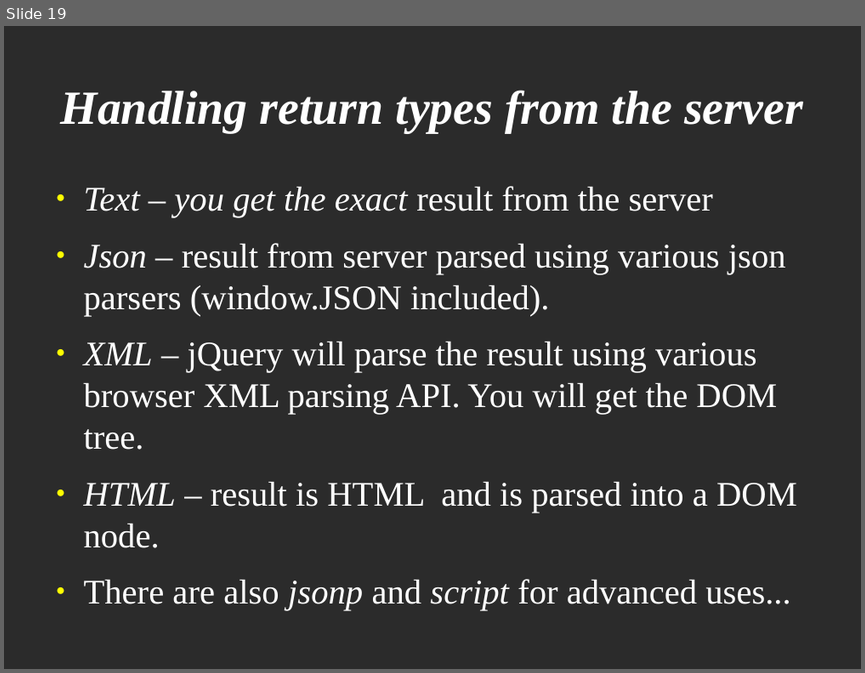
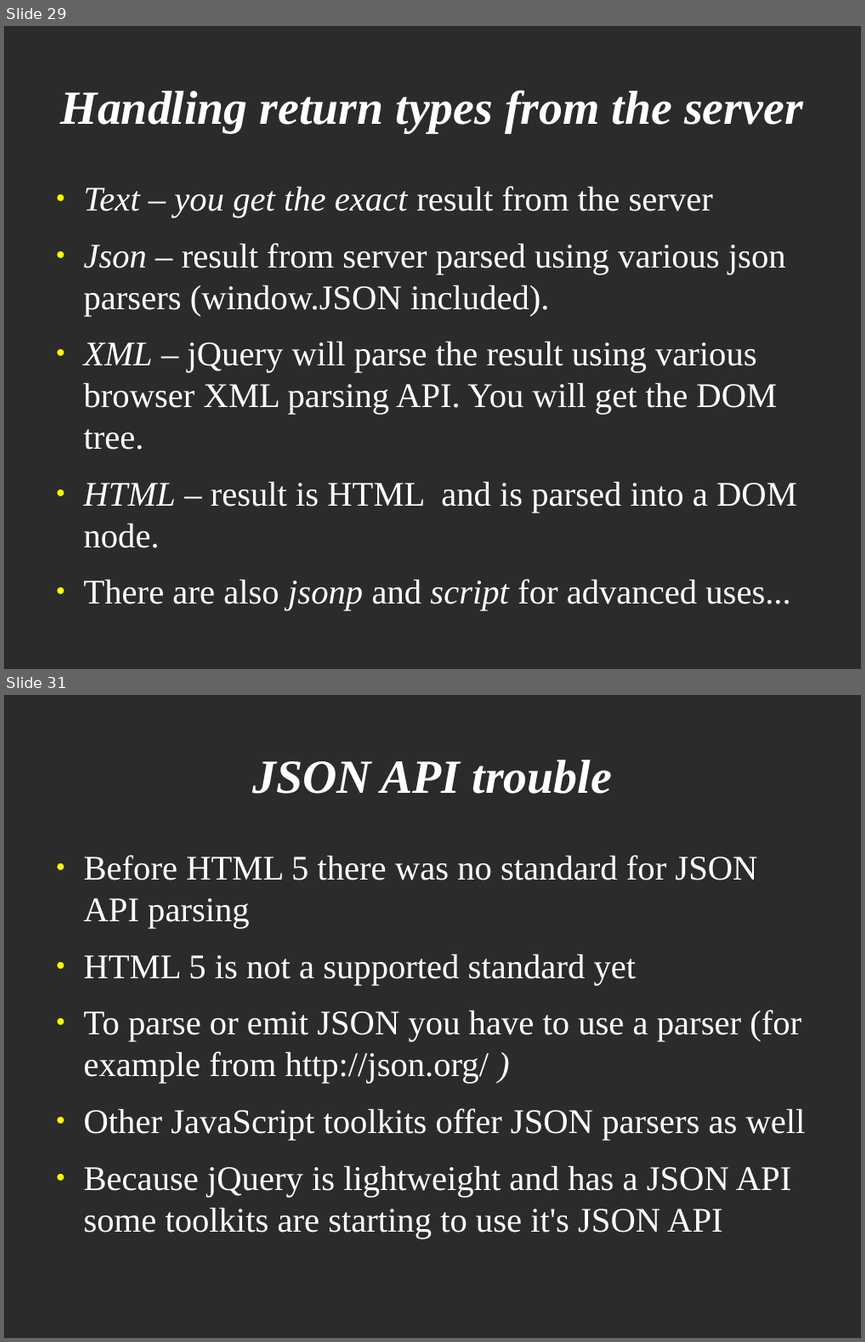
Before and after one commit to veltzer/demos, a slide deck: javascript/jquery/jquery.odp. Shown one above the other, each under a label of ours: slide 19 before the commit, slides 29 and 31 after it; the slides between them are not shown. The pictures are 865x673 and 865x1342 pixels, drawn with LibreOffice and Linux fonts; fonts in the diff are those of the drawing; background and template pictures are left out; a plain dark background stands for a picture behind light text. Boxes give left, top, right and bottom in pixels: in the first picture for what was removed or moved away, otherwise in the second. Text is boxed around its words. In the diff, an @@ line names an element or a change of style, - is before the commit and + after.

```diff
--- a/javascript/jquery/jquery.odp
+++ b/javascript/jquery/jquery.odp
@@ slide 31 added at bbox=[4, 695, 861, 1338], background picture (left out) @@
@@ title added at bbox=[252, 760, 612, 794], 44 pt, text #FFFFFF, bold, italic @@
+JSON API trouble
@@ text added at bbox=[84, 855, 806, 1238], 32 pt, text #FFFFFF @@
+● Before HTML 5 there was no standard for JSON API parsing
+● HTML 5 is not a supported standard yet
+● To parse or emit JSON you have to use a parser (for example from http://json.org/ )
+● Other JavaScript toolkits offer JSON parsers as well
+● Because jQuery is lightweight and has a JSON API some toolkits are starting to use it's JSON API
@@ what was slide 19 is now slide 29 @@
```
Also in this commit, not shown: 5 slides changed, 13 other slides added, 1 slide removed.
